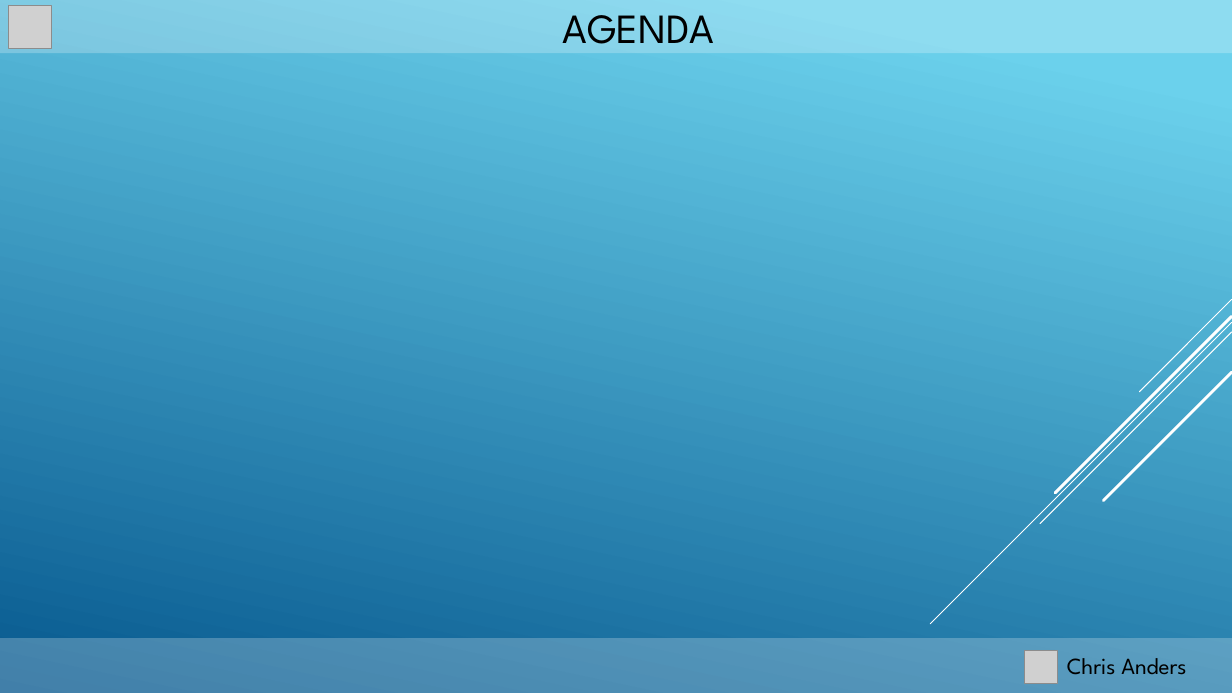
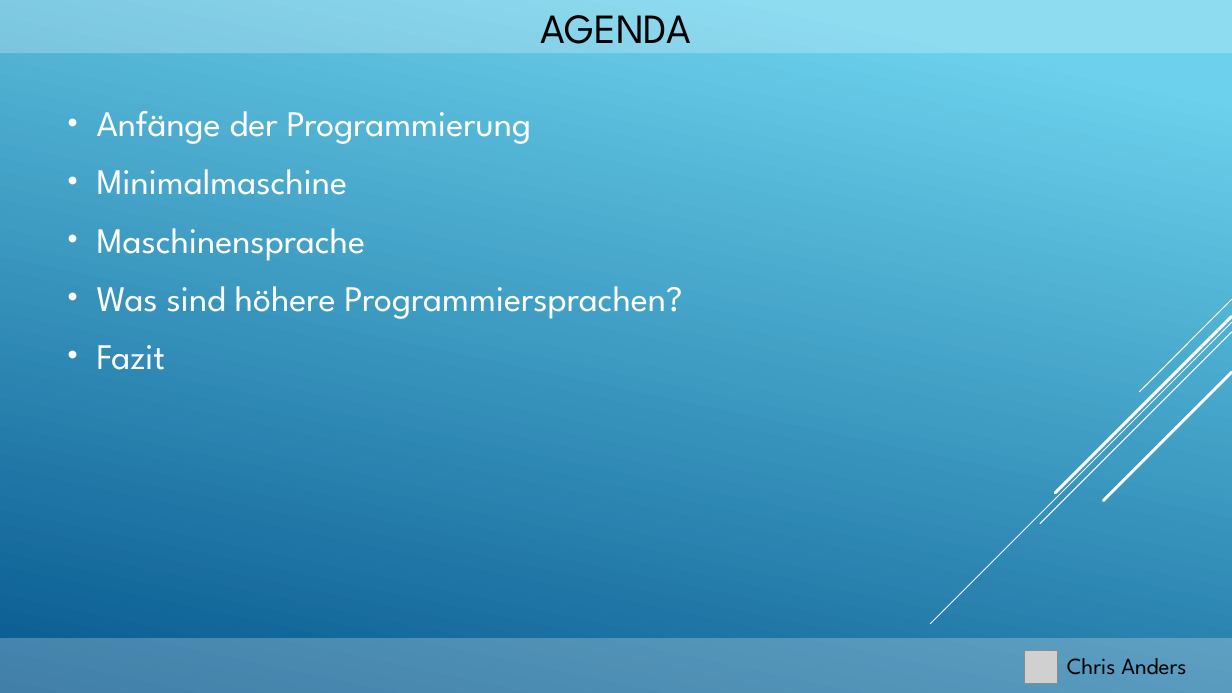
Before and after one commit to furesoft/MimaSim, a slide deck: slide 3 of Präsentation_Projektarbeit.pptx. Drawn at 1232x693 pixels with LibreOffice and Linux fonts; fonts in the diff are those of the drawing; grey boxes stand for pictures. Boxes give left, top, right and bottom in pixels: in the first picture for what was removed or moved away, otherwise in the second. Text is boxed around its words. In the diff, an @@ line names an element or a change of style, - is before the commit and + after.

```diff
--- a/Präsentation_Projektarbeit.pptx
+++ b/Präsentation_Projektarbeit.pptx
@@ title "AGENDA": place and size @@
-title "AGENDA" at bbox=[563, 15, 714, 56]
+title "AGENDA" at bbox=[540, 15, 691, 56]
@@ picture removed at bbox=[8, 6, 52, 49] @@
@@ text added at bbox=[97, 111, 682, 370], 28 pt, text #FFFFFF @@
+• Anfänge der Programmierung
+• Minimalmaschine
+• Maschinensprache
+• Was sind höhere Programmiersprachen?
+• Fazit
```
Also in this commit, not shown: 1 other slide changed, 5 slides added.
